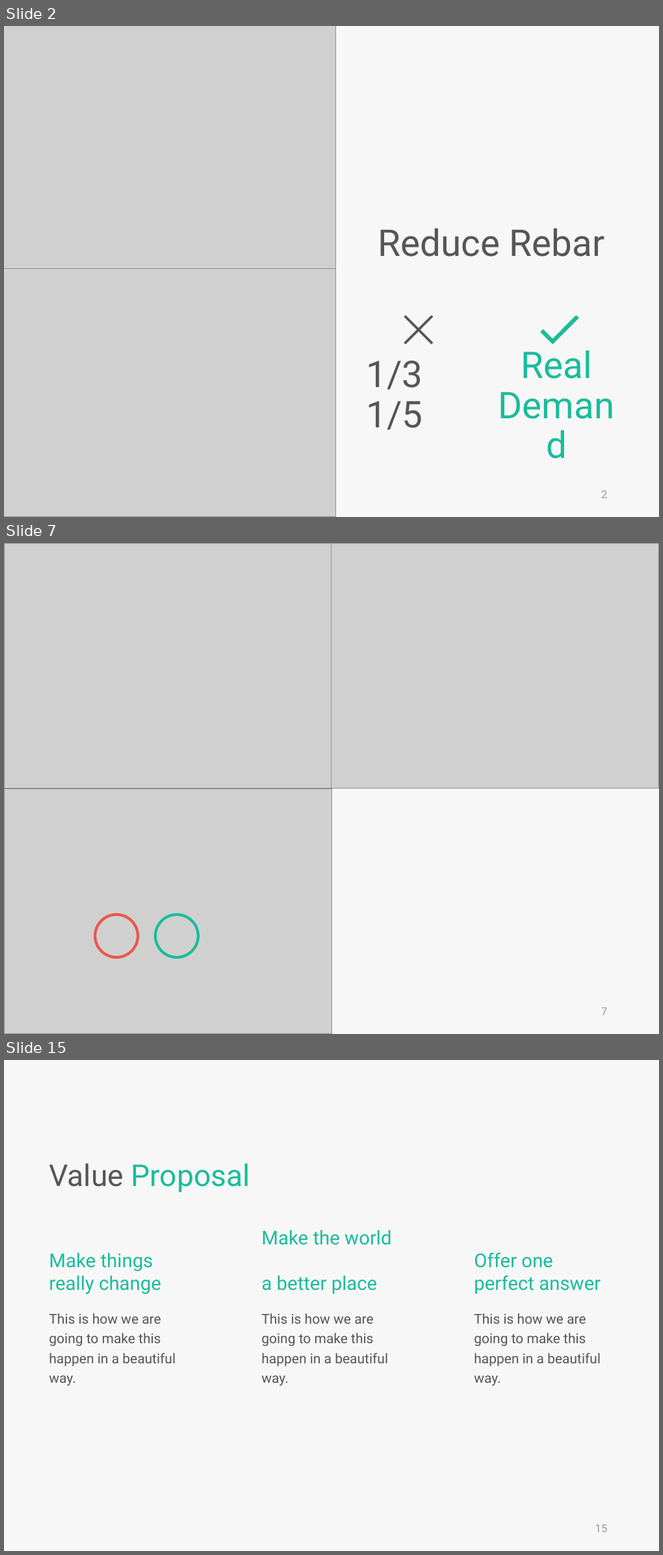
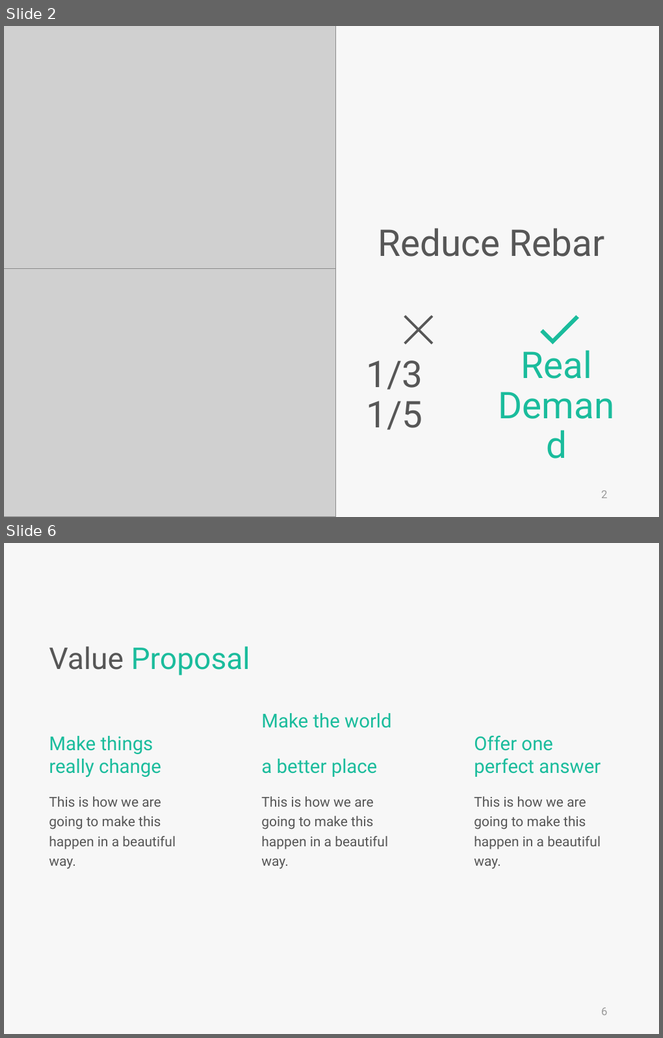
Before and after one commit to skyran1278/VbaProject, a slide deck: 20180126_SmartSplice/20180808_Meeting/SmartSplice.pptx. Shown one above the other, each under a label of ours: slides 2, 7 and 15 before the commit, slides 2 and 6 after it; the slides between them are not shown. The pictures are 663x1555 and 663x1038 pixels, drawn with LibreOffice and Linux fonts; fonts in the diff are those of the drawing; grey boxes stand for pictures. Boxes give left, top, right and bottom in pixels: in the first picture for what was removed or moved away, otherwise in the second. Text is boxed around its words. In the diff, an @@ line names an element or a change of style, - is before the commit and + after.

```diff
--- a/20180126_SmartSplice/20180808_Meeting/SmartSplice.pptx
+++ b/20180126_SmartSplice/20180808_Meeting/SmartSplice.pptx
@@ slide 7 removed at (x1=4, y1=543, x2=659, y2=1034), background #F7F7F7 @@
@@ picture removed at (x1=4, y1=543, x2=332, y2=789) @@
@@ picture removed at (x1=331, y1=543, x2=659, y2=789) @@
@@ picture removed at (x1=4, y1=789, x2=332, y2=1034) @@
@@ ellipse removed at (x1=95, y1=915, x2=138, y2=957) @@
@@ ellipse removed at (x1=155, y1=915, x2=198, y2=957) @@
@@ page number removed at (x1=601, y1=1008, x2=607, y2=1016) @@
-7
@@ what was slide 15 is now slide 6 @@
@@ page number at (x1=601, y1=1008, x2=607, y2=1016): text changed @@
-15
+6
```
Also in this commit, not shown: 4 slides changed, 5 slides added, 25 other slides removed, 5 other files.
